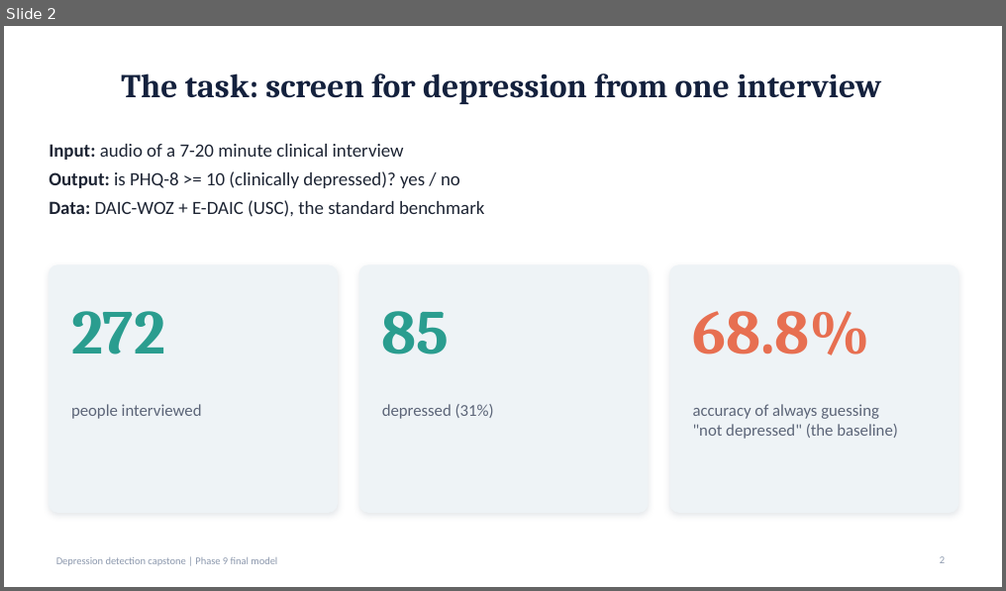
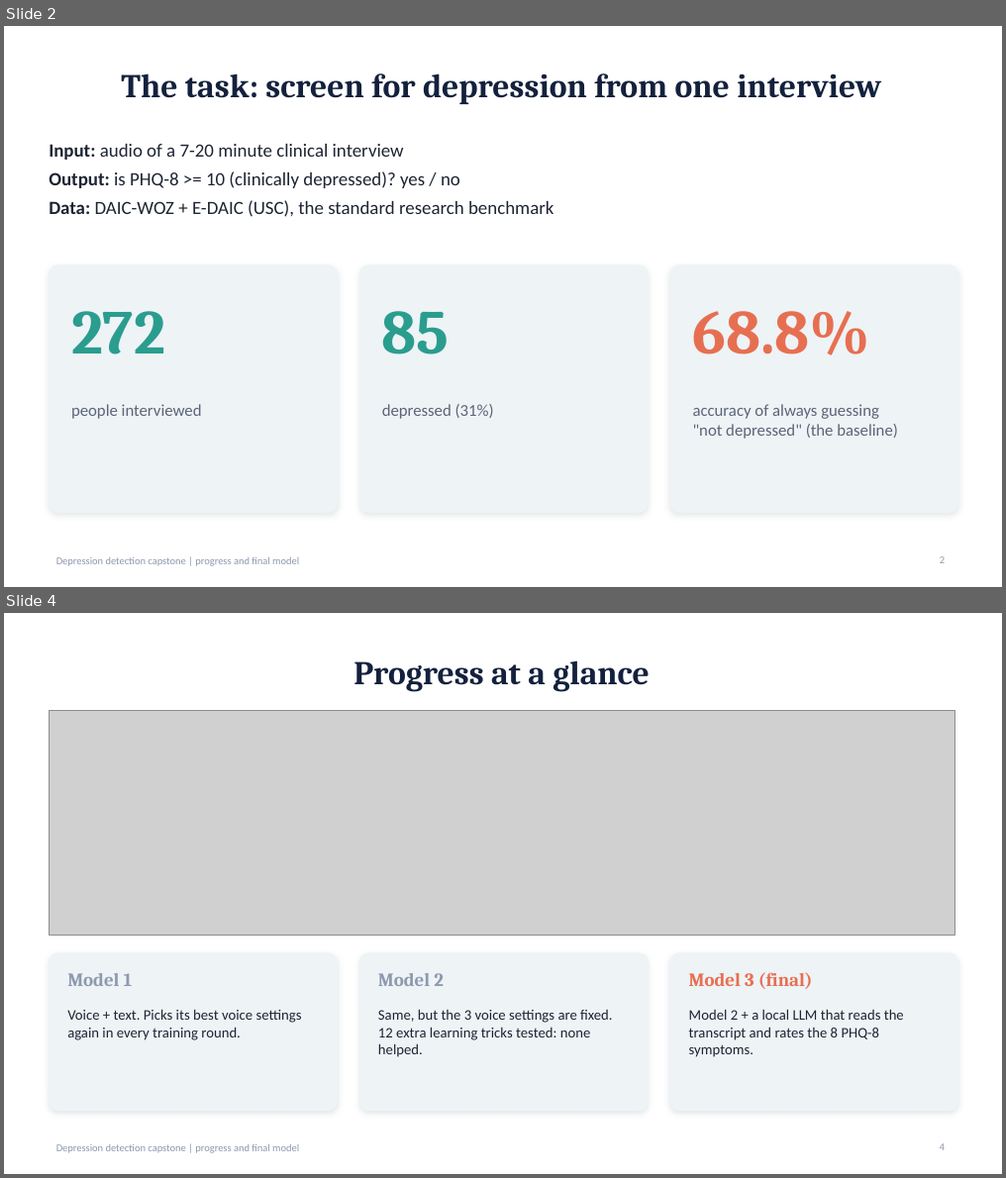
Before and after one commit to Vivan182005/depression-detection, a slide deck: reports/research_v2/Final_Model_Results.pptx. Shown one above the other, each under a label of ours: slide 2 before the commit, slides 2 and 4 after it; the slides between them are not shown. The pictures are 1006x591 and 1006x1178 pixels, drawn with LibreOffice and Linux fonts; fonts in the diff are those of the drawing; grey boxes stand for pictures. Boxes give left, top, right and bottom in pixels: in the first picture for what was removed or moved away, otherwise in the second. Text is boxed around its words. In the diff, an @@ line names an element or a change of style, - is before the commit and + after.

```diff
--- a/reports/research_v2/Final_Model_Results.pptx
+++ b/reports/research_v2/Final_Model_Results.pptx
@@ slide 4 added at <box>4,613,1002,1174</box>, background #FFFFFF; not listed: 1 template element that a slide beside it also shows @@
@@ title added at <box>353,661,648,692</box>, 32 pt, text #14213D, bold @@
+Progress at a glance
@@ picture added at <box>49,710,954,935</box> @@
@@ rounded rectangle added at <box>49,954,338,1111</box>, fill #EEF3F6, outline #EEF3F6 1 pt @@
@@ rounded rectangle added at <box>359,954,648,1111</box>, fill #EEF3F6, outline #EEF3F6 1 pt @@
@@ rounded rectangle added at <box>670,954,958,1111</box>, fill #EEF3F6, outline #EEF3F6 1 pt @@
@@ text added at <box>67,973,133,986</box>, 18 pt, text #8D99AE, bold @@
+Model 1
@@ text added at <box>378,973,444,986</box>, 18 pt, text #8D99AE, bold @@
+Model 2
@@ text added at <box>689,972,813,989</box>, 18 pt, text #E76F51, bold @@
+Model 3 (final)
@@ text added at <box>67,1009,302,1041</box>, 14 pt, text #1D2433 @@
+Voice + text. Picks its best voice settings again in every training round.
@@ text added at <box>378,1009,613,1058</box>, 14 pt, text #1D2433 @@
+Same, but the 3 voice settings are fixed. 12 extra learning tricks tested: none helped.
@@ text added at <box>689,1009,904,1058</box>, 14 pt, text #1D2433 @@
+Model 2 + a local LLM that reads the transcript and rates the 8 PHQ-8 symptoms.
@@ page number added at <box>940,1144,944,1151</box>, 10 pt, text #8D99AE @@
+4
@@ slide 2 changed as well @@
@@ text at <box>49,200,553,217</box>: text changed @@
-Data: DAIC-WOZ + E-DAIC (USC), the standard benchmark
+Data: DAIC-WOZ + E-DAIC (USC), the standard research benchmark
@@ text at <box>56,558,299,567</box>: text changed @@
-Depression detection capstone | Phase 9 final model
+Depression detection capstone | progress and final model
```
Also in this commit, not shown: 9 other slides changed, 12 other slides added, 3 slides removed, 5 other files.
